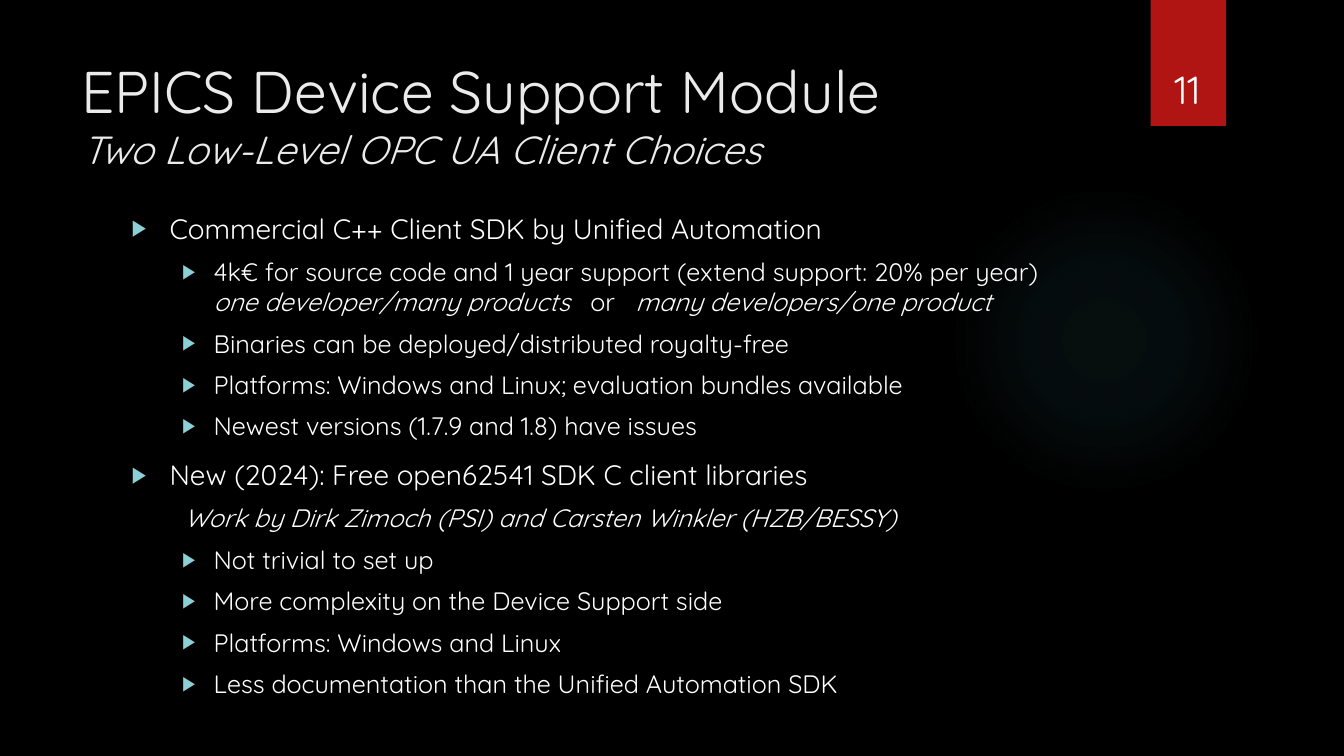
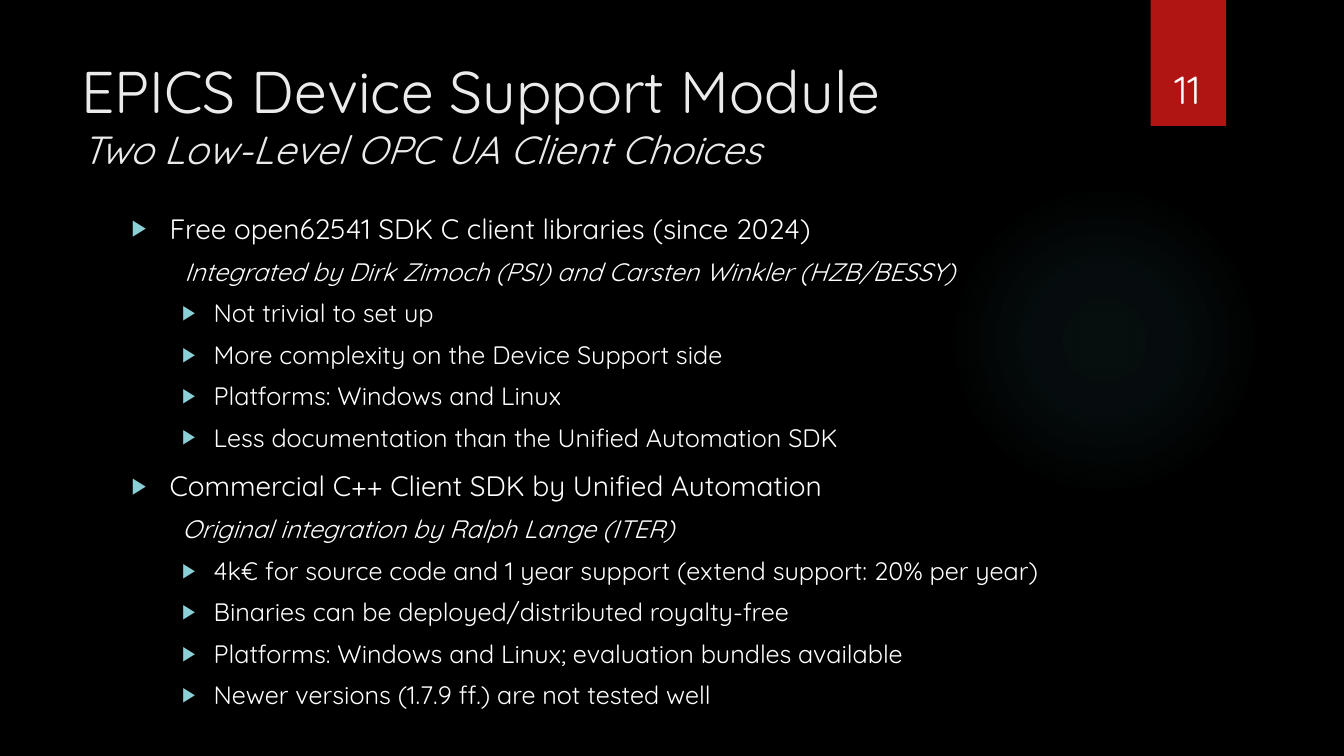
Before and after one commit to epics-training/opcua-support, a slide deck: slide 11 of presentations/OPC UA Device Support.pptx. Drawn at 1344x756 pixels with LibreOffice and Linux fonts; fonts in the diff are those of the drawing; background and template pictures are left out. Boxes give left, top, right and bottom in pixels: in the first picture for what was removed or moved away, otherwise in the second. Text is boxed around its words. In the diff, an @@ line names an element or a change of style, - is before the commit and + after.

```diff
--- a/presentations/OPC UA Device Support.pptx
+++ b/presentations/OPC UA Device Support.pptx
@@ text at <box>170,218,954,286</box>: text changed; italic on @@
-▶ Commercial C++ Client SDK by Unified Automation
-  ▶ 4k€ for source code and 1 year support (extend support: 20% per year)
-    one developer/many products or many developers/one product
-  ▶ Binaries can be deployed/distributed royalty-free
-  ▶ Platforms: Windows and Linux; evaluation bundles available
-  ▶ Newest versions (1.7.9 and 1.8) have issues
-▶ New (2024): Free open62541 SDK C client libraries
-  Work by Dirk Zimoch (PSI) and Carsten Winkler (HZB/BESSY)
+▶ Free open62541 SDK C client libraries (since 2024)
+  Integrated by Dirk Zimoch (PSI) and Carsten Winkler (HZB/BESSY)
@@ text at <box>170,475,1038,709</box>: paragraphs added @@
+▶ Commercial C++ Client SDK by Unified Automation
+  Original integration by Ralph Lange (ITER)
+  ▶ 4k€ for source code and 1 year support (extend support: 20% per year)
+  ▶ Binaries can be deployed/distributed royalty-free
+  ▶ Platforms: Windows and Linux; evaluation bundles available
+  ▶ Newer versions (1.7.9 ff.) are not tested well
```
Also in this commit, not shown: 11 other slides changed, 1 other file.
